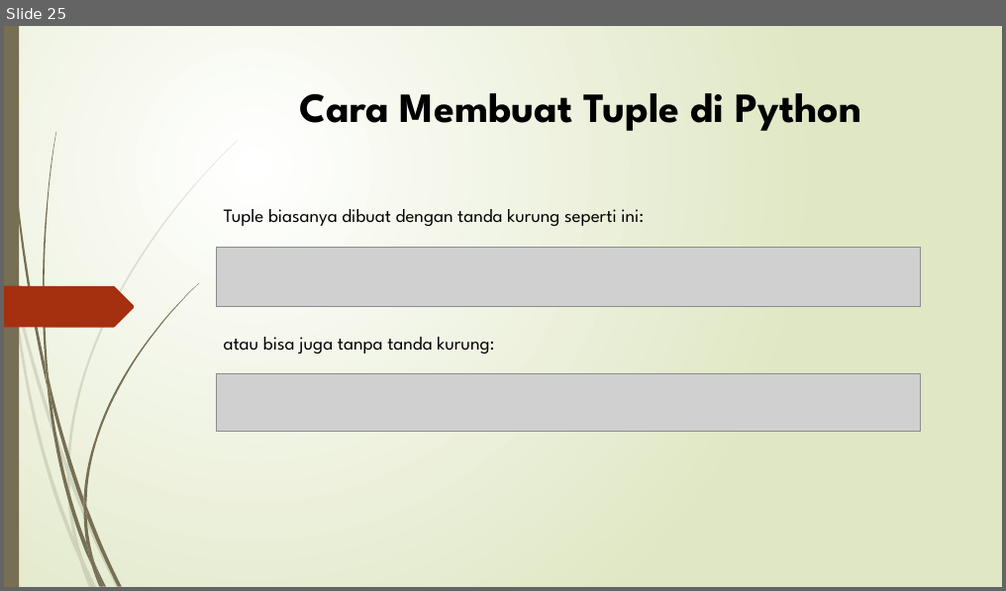
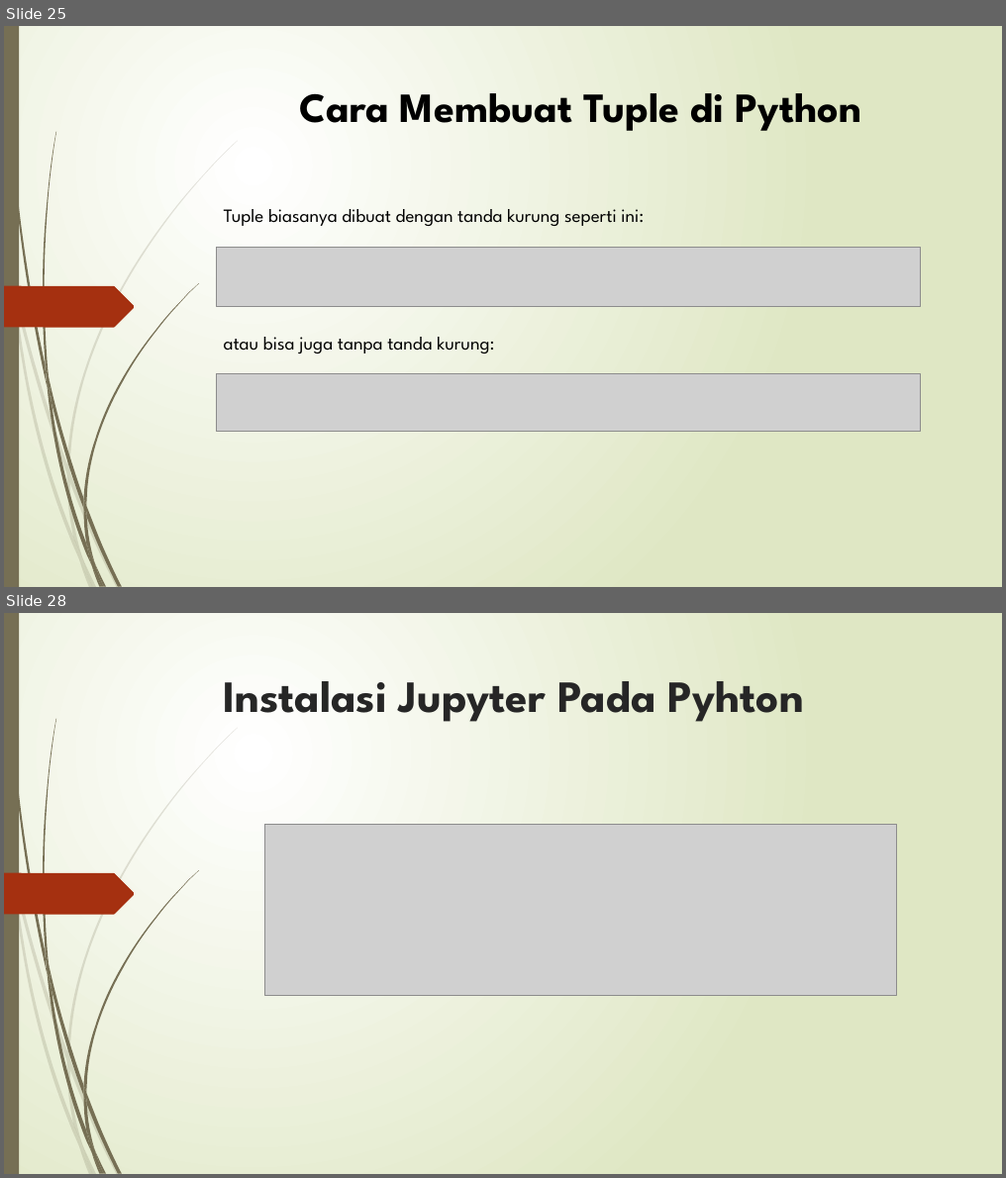
Before and after one commit to RizkyNugraha46/Pengantar-Deep-Learning, a slide deck: Tugas 1/Pengenalan Python.pptx. Shown one above the other, each under a label of ours: slide 25 before the commit, slides 25 and 28 after it; the slides between them are not shown. The pictures are 1006x591 and 1006x1178 pixels, drawn with LibreOffice and Linux fonts; fonts in the diff are those of the drawing; grey boxes stand for pictures. Boxes give left, top, right and bottom in pixels: in the first picture for what was removed or moved away, otherwise in the second. Text is boxed around its words. In the diff, an @@ line names an element or a change of style, - is before the commit and + after.

```diff
--- a/Tugas 1/Pengenalan Python.pptx
+++ b/Tugas 1/Pengenalan Python.pptx
@@ slide 28 added at (x1=4, y1=613, x2=1002, y2=1174), background gradient #FFFFFF to #DFE8C4; not listed: 24 template elements that a slide beside it also shows @@
@@ title added at (x1=224, y1=681, x2=804, y2=722), 43 pt, text #262626, bold @@
+Instalasi Jupyter Pada Pyhton
@@ picture added at (x1=265, y1=824, x2=896, y2=995) @@
```
Also in this commit, not shown: 2 slides changed, 7 other slides added.
